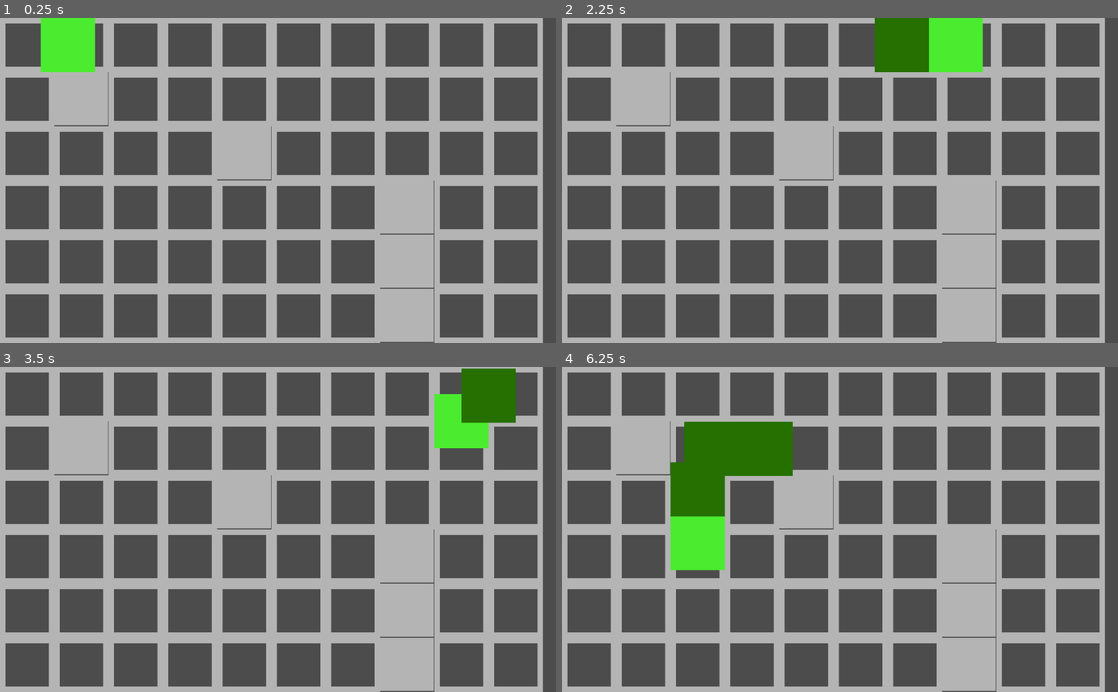
Above: before the commit, frames 1-4 (two rows, left to right).
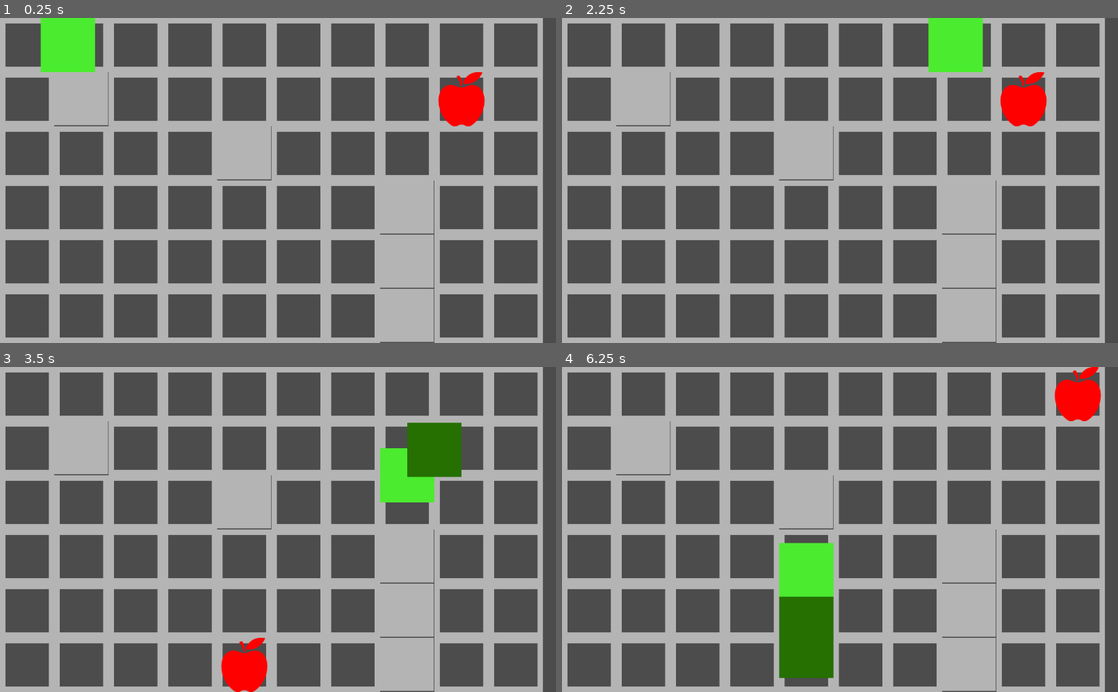
Above: after the commit, the same moments.

Repository: davesilva/ludum-dare-56
Game: Godot game, scene res://game/contexts/gameplay_context/gameplay_context.tscn
Same seed, same stepped clock (60 frames per second), same inputs: the game is played once before the commit and once after it. This scene is started directly instead of the project's main scene.
Inputs (mouse positions are in pixels of both pictures, inside the frame that each line leads up to):
- Up to frame 1 (0.25 s): no input
- Up to frame 2 (2.25 s): move the mouse to (962, 164) at 0.52 s; hold D (standard_move_right) 0.53-1.28 s; hold = (test_overlay_add) 0.53-1.28 s; click (962, 164) at 0.67 s; move the mouse to (728, 196) at 1.27 s; hold F (juice_press_test_feedback) 1.28-2.03 s; tap - (test_overlay_dismiss) at 1.35 s; move the mouse to (895, 109) at 2.02 s; hold D (standard_move_right) from 2.03 s (still down); hold Backspace (test_overlay_dismiss_all) from 2.03 s (still down)
- Up to frame 3 (3.5 s): move the mouse to (250, 594) at 2.77 s; release D (standard_move_right) at 2.78 s; release Backspace (test_overlay_dismiss_all) at 2.78 s; hold W (standard_move_up) from 2.78 s (still down); tap = (test_overlay_add) at 2.85 s; click (250, 594) at 2.92 s
- Up to frame 4 (6.25 s): move the mouse to (1006, 578) at 3.52 s; release W (standard_move_up) at 3.53 s; hold - (test_overlay_dismiss) 3.53-4.28 s; hold A (standard_move_left) 3.53-5.03 s; move the mouse to (673, 480) at 4.27 s; tap Backspace (test_overlay_dismiss_all) at 4.35 s; move the mouse to (867, 529) at 5.02 s; hold F (juice_press_test_feedback) 5.03-5.78 s; hold = (test_overlay_add) 5.03-5.78 s; click (867, 529) at 5.17 s; move the mouse to (756, 448) at 5.77 s; hold D (standard_move_right) from 5.78 s (still down); tap - (test_overlay_dismiss) at 5.85 s

The runs differ from the first frame. In frame 1, 1.0% of the frame differs, in the area x 78-88%, y 16-34%; in frame 2, 2.6%; in frame 3, 6.3%; in frame 4, 11%, in the area x 19-97%, y 0-96%.

Commit message:
Spawn / move apple

Diff:
--- a/game/contexts/gameplay_context/gameplay_context.gd
+++ b/game/contexts/gameplay_context/gameplay_context.gd
@@ -3,6 +3,7 @@
 
 const CONTEXT_ID = "context.gameplay"
 
+onready var apple = $apple
 #onready var gameplay_context_ui = $"Gameplay-Context-UI-Root/CanvasLayer/Gameplay-Context-UI"
 
 func context_id_string() -> String:
@@ -10,5 +11,15 @@
 
 
 func _ready():
-#	PresentationServices.ui_service.set_root_control(gameplay_context_ui)
-	pass
+	place_target()
+	Game.events.snake.connect("target_captured", self, "_on_target_captured")
+
+
+func place_target() -> void:
+	var new_tile_position = Game.world_service.get_random_tile_position()
+	Game.world_service.place_object_at_tile_position(apple, new_tile_position)
+	Game.events.game_round.emit_signal("new_target_placed", new_tile_position)
+
+
+func _on_target_captured() -> void:
+	place_target()
--- a/game/contexts/gameplay_context/gameplay_context.tscn
+++ b/game/contexts/gameplay_context/gameplay_context.tscn
@@ -1,8 +1,9 @@
-[gd_scene load_steps=4 format=2]
+[gd_scene load_steps=5 format=2]
 
 [ext_resource path="res://game/contexts/gameplay_context/gameplay_context.gd" type="Script" id=1]
 [ext_resource path="res://game/world/game_world.tscn" type="PackedScene" id=2]
 [ext_resource path="res://game/entities/snake/snake_head.tscn" type="PackedScene" id=3]
+[ext_resource path="res://addons/first_party/assets/basic_2d_assets/objects/apple/apple_filled.png" type="Texture" id=4]
 
 [node name="GameContext" type="Node"]
 script = ExtResource( 1 )
@@ -10,3 +11,7 @@
 [node name="GameWorld" parent="." instance=ExtResource( 2 )]
 
 [node name="SNAKE" parent="." instance=ExtResource( 3 )]
+
+[node name="apple" type="Sprite" parent="."]
+modulate = Color( 1, 0, 0, 1 )
+texture = ExtResource( 4 )
--- a/game/entities/snake/snake_head.gd
+++ b/game/entities/snake/snake_head.gd
@@ -13,10 +13,10 @@
 
 func _ready():
 	place_at_tile_position(tile_position)
-	target_tile_position = _get_random_tile_position()
 	connect("completed_move", self, "_on_completed_move")
 	add_to_group(Game.groups.roots.snake)
 	Game.world_service.connect_snake_signals(self)
+	Game.events.game_round.connect("new_target_placed", self, "_on_new_target_placed")
 
 
 func _process(delta):
@@ -72,20 +72,21 @@
 func _on_completed_move(old_tile_position: Vector2, new_tile_position: Vector2) -> void:
 	should_move = true
 
-
 func _get_backup_direction():
 	if current_direction == Vector2.UP and tile_position.y == 0 or current_direction == Vector2.DOWN and tile_position.y == 5:
 		if tile_position.x == 0:
 			return Vector2.RIGHT
 		else:
 			return Vector2.LEFT
-	if current_direction == Vector2.LEFT and tile_position.x == 0 or current_direction == Vector2.RIGHT and tile_position.y == 9:
+	if current_direction == Vector2.LEFT and tile_position.x == 0 or current_direction == Vector2.RIGHT and tile_position.x == 9:
 		if tile_position.y == 0:
 			return Vector2.DOWN
 		else:
 			return Vector2.UP
 	return current_direction
 
+func _on_new_target_placed(p_target_tile_position: Vector2) -> void:
+	target_tile_position = p_target_tile_position
 
 func _get_a_star_next_direction():
 	var route_to_target = Game.world_service.calculate_route_between_points(tile_position, target_tile_position)
@@ -133,7 +134,6 @@
 
 
 func _target_captured() -> void:
-	target_tile_position = _get_random_tile_position()
 	var spawned_tile_position = previous_tile_position
 	var segment_children = segments_parent.get_children()
 
@@ -146,3 +146,4 @@
 	var snake_segment_node = segment_scene.instance()
 	segments_parent.add_child(snake_segment_node)
 	snake_segment_node.place_at_tile_position(spawned_tile_position)
+	Game.events.snake.emit_signal("target_captured")
--- a/game/entities/snake/snake_segment.gd
+++ b/game/entities/snake/snake_segment.gd
@@ -19,5 +19,4 @@
 
 func place_at_tile_position(give_tile_position: Vector2) -> void:
 	tile_position = give_tile_position
-	var tile_global_position = Game.world_service.get_global_tile_position(tile_position)
-	self.global_position = tile_global_position
+	Game.world_service.place_object_at_tile_position(self, tile_position)
--- a/game/events/events.gd
+++ b/game/events/events.gd
@@ -5,6 +5,7 @@
 onready var settings: SettingsEvents = SettingsEvents.new()
 onready var player: PlayerEvents = PlayerEvents.new()
 onready var enemies: EnemyEvents = EnemyEvents.new()
+onready var snake: SnakeEvents = SnakeEvents.new()
 onready var game_round: RoundEvents = RoundEvents.new()
 onready var game_theme: GameThemeEvents = GameThemeEvents.new()
 
@@ -31,11 +32,12 @@
 	# signal enemy_died()
 	pass
 
+class SnakeEvents:
+	signal target_captured()
+
 
 class RoundEvents:
-	# signal round_begin()
-	# signal round_end()
-	pass
+	signal new_target_placed(target_tile_position)
 
 
 class GameThemeEvents:
--- a/game/services/world_service.gd
+++ b/game/services/world_service.gd
@@ -62,6 +62,25 @@
 	local_tile_position += half_cell
 	return world_tile_map.to_global(local_tile_position)
 
+
+func place_object_at_tile_position(node_to_place: Node2D, tile_position: Vector2) -> void:
+	var new_global_position = get_global_tile_position(tile_position)
+	node_to_place.global_position = new_global_position
+
+
+func get_random_tile_position() -> Vector2:
+	var random_index = Random.randi_range(0, a_star.get_points().size() - 1)
+	var random_point = a_star.get_points()[random_index]
+	var random_tile_position = a_star.get_point_position(random_point)
+
+	return random_tile_position
+
+
+func get_random_tile_position_as_global() -> Vector2:
+	var tile_position = get_random_tile_position()
+	return get_global_tile_position(tile_position)
+
+
 func _on_snake_completed_move(prev_pos, cur_pos) -> void:
 	add_snake_to_astar()
 
